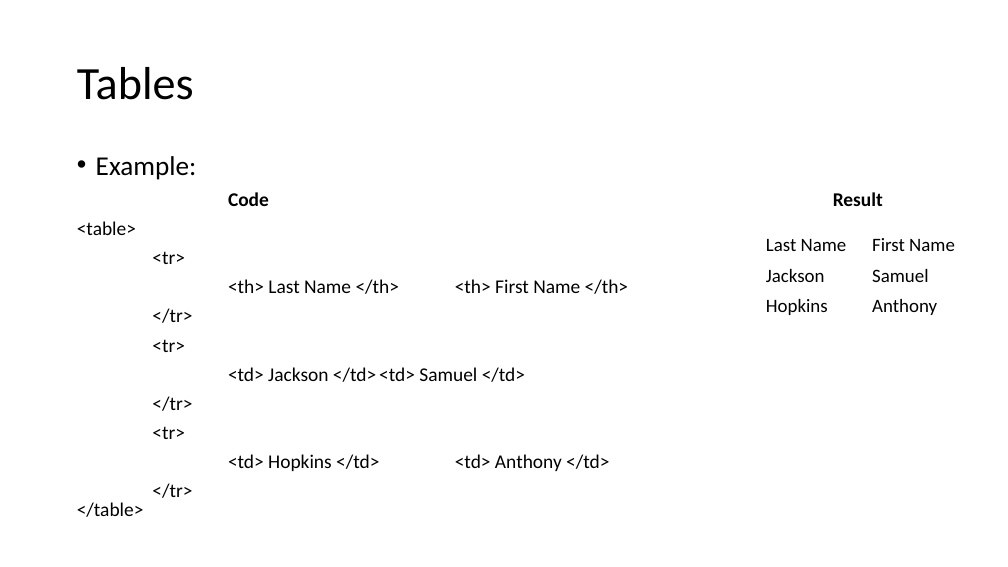
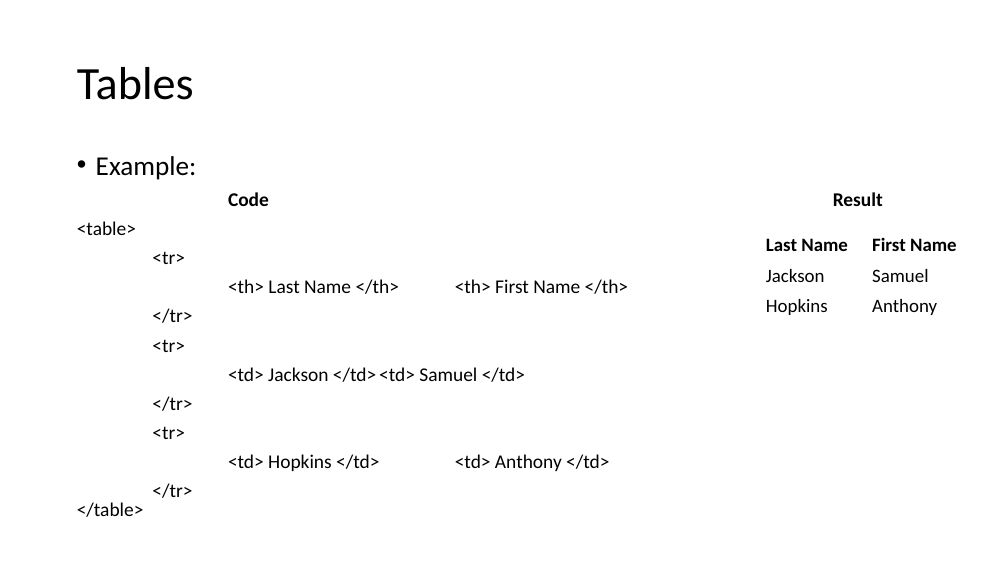
Before and after one commit to MrJoshGross/Course-Curricular-Material, a slide deck: slide 83 of Computer Science Discoveries/Lectures/Lecture 9 - More HTML Tags.pptx. Drawn at 1008x567 pixels with LibreOffice and Linux fonts; fonts in the diff are those of the drawing. Boxes give left, top, right and bottom in pixels: in the first picture for what was removed or moved away, otherwise in the second. Text is boxed around its words. In the diff, an @@ line names an element or a change of style, - is before the commit and + after.

```diff
--- a/Computer Science Discoveries/Lectures/Lecture 9 - More HTML Tags.pptx
+++ b/Computer Science Discoveries/Lectures/Lecture 9 - More HTML Tags.pptx
@@ table at [758,230,977,322] @@
@@ bold on in "Last Name", "First Name" @@
```
Also in this commit, not shown: 1 other file.
